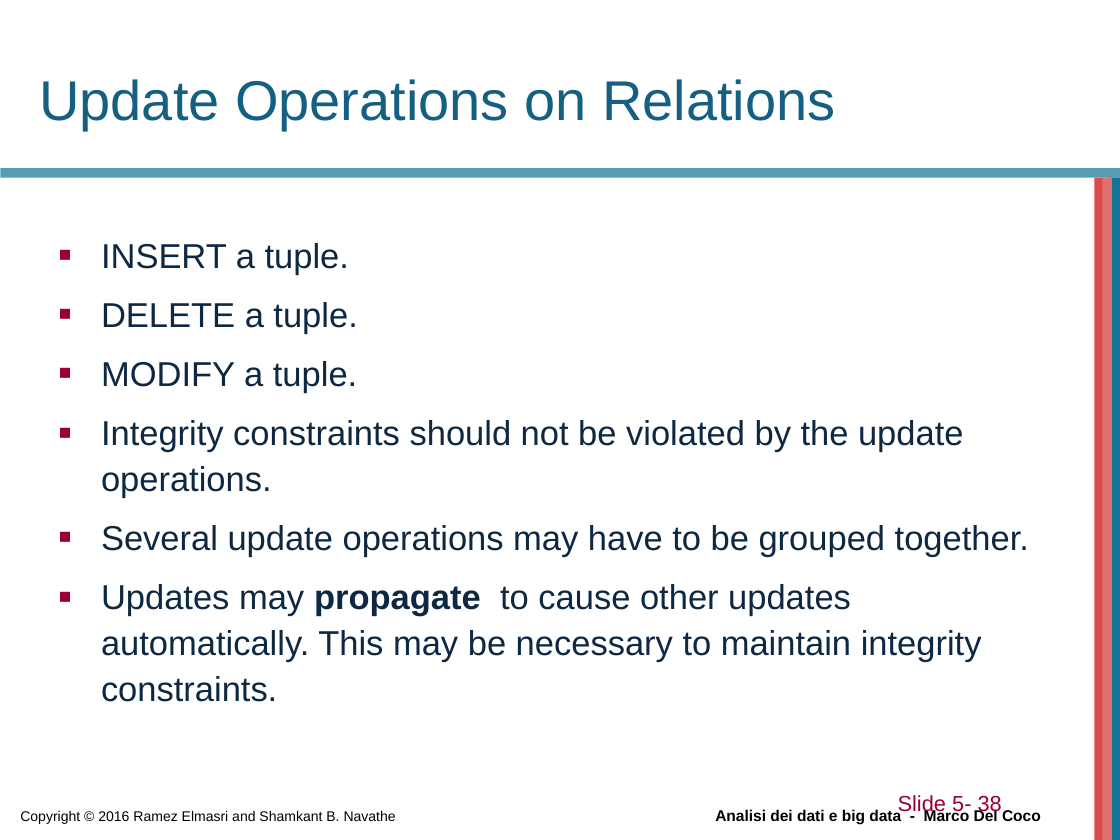
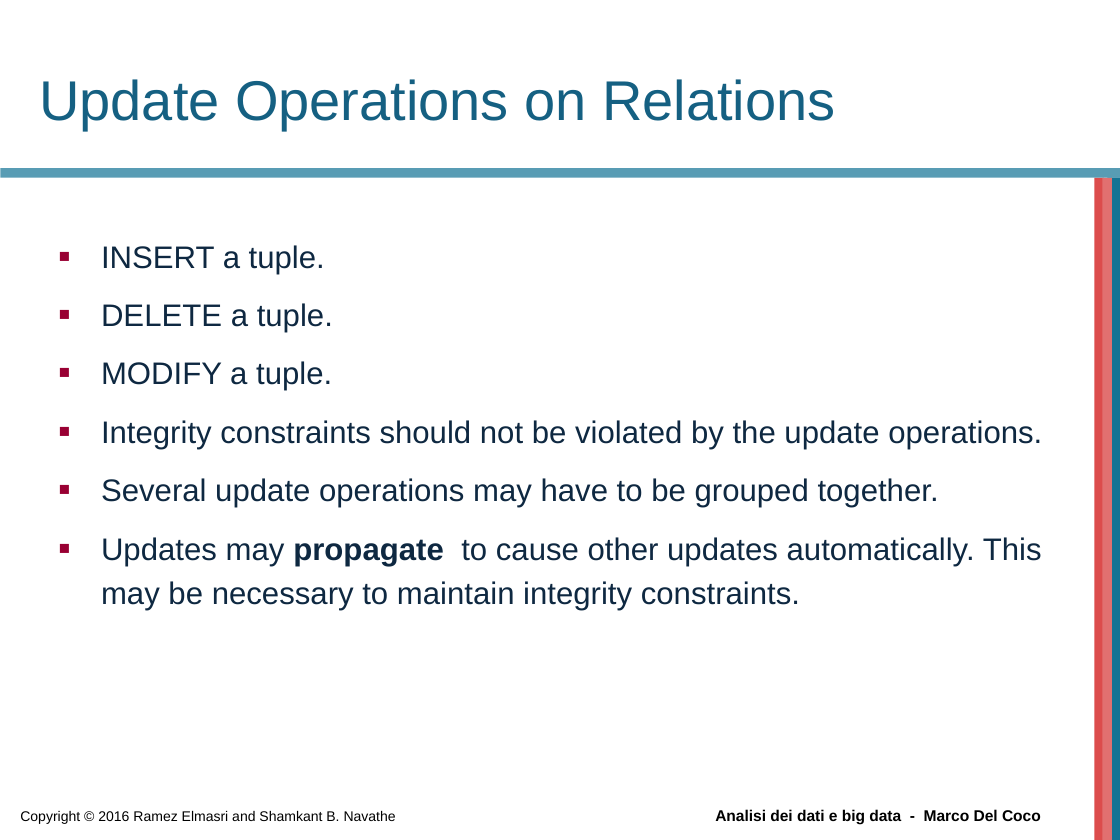
Before and after one commit to beppe2hd/AnalisiDati_BigData, a slide deck: slide 38 of materials/Chapter05.ppt. Drawn at 1120x840 pixels with LibreOffice and Linux fonts; fonts in the diff are those of the drawing; background and template pictures are left out. Boxes give left, top, right and bottom in pixels: in the first picture for what was removed or moved away, otherwise in the second. Text is boxed around its words. In the diff, an @@ line names an element or a change of style, - is before the commit and + after.

```diff
--- a/materials/Chapter05.ppt
+++ b/materials/Chapter05.ppt
@@ text "INSERT a tuple." at (x1=101, y1=245, x2=1042, y2=611): size 22.2 to 20 pt; line spacing 1.1 to 1.2 @@
@@ page number removed at (x1=898, y1=795, x2=1002, y2=816) @@
-Slide 5- 38
```
Also in this commit, not shown: 11 other slides changed, 2 slides removed.
